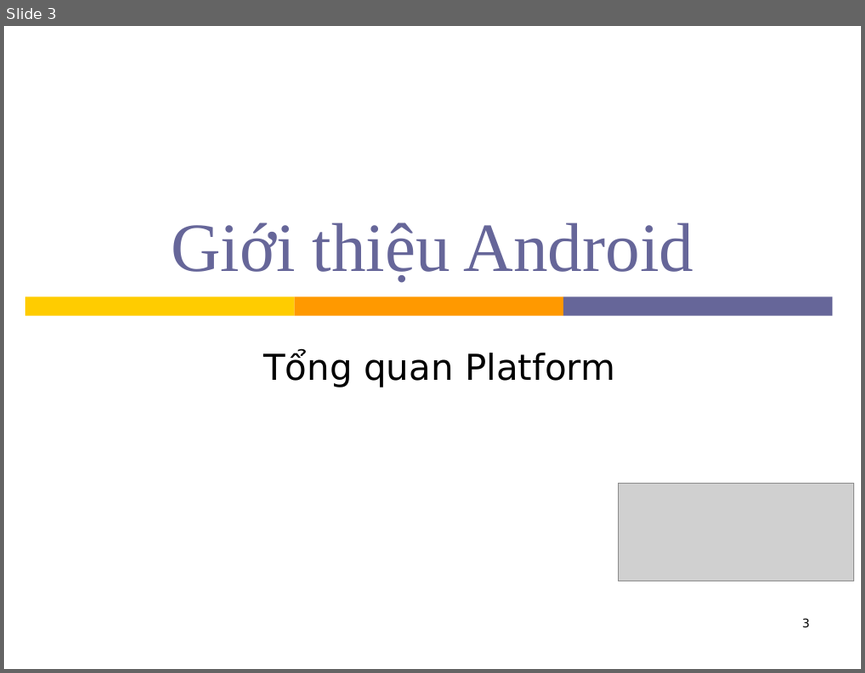
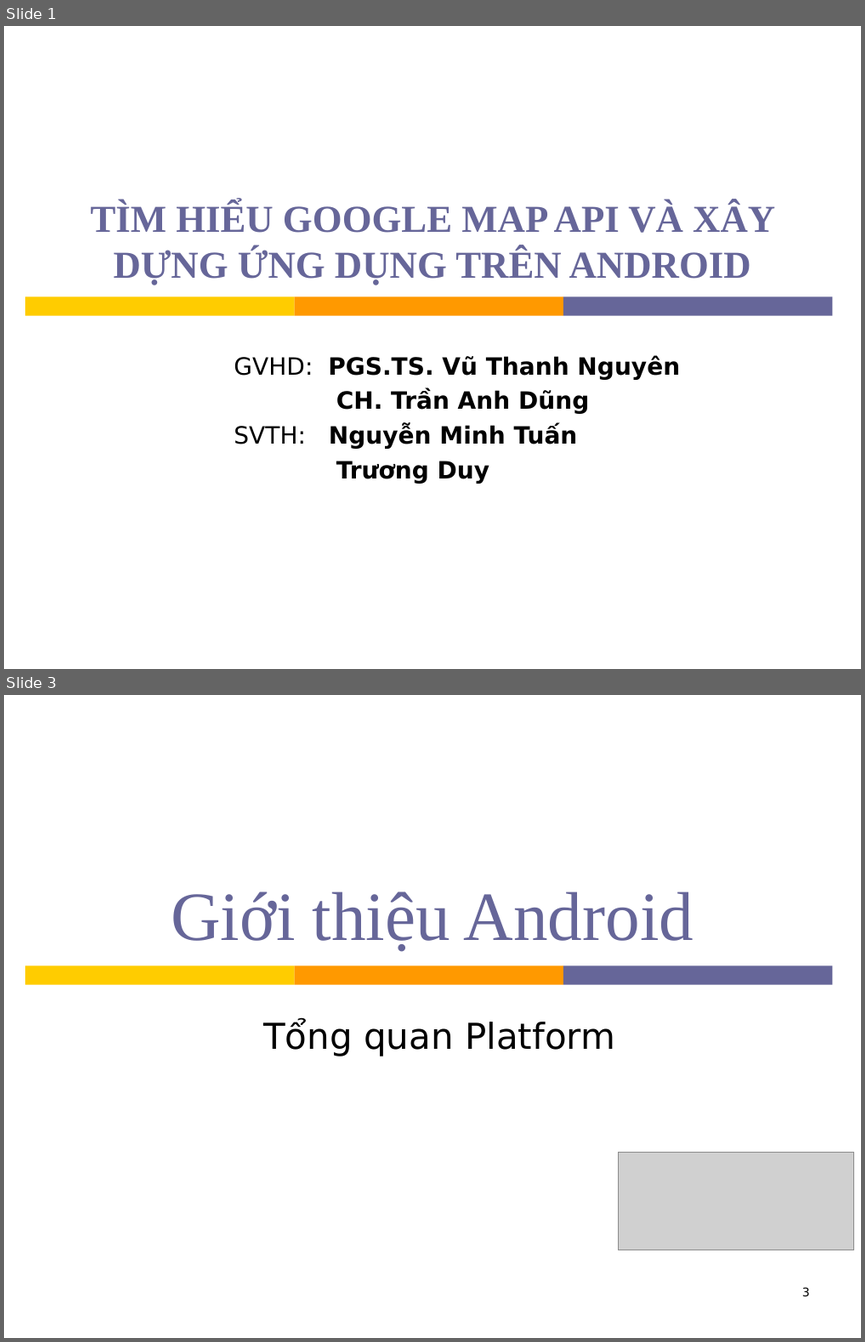
Before and after one commit to hungdien/google-map-api-and-map-on-android, a slide deck: Reports/Presentation.ppt. Shown one above the other, each under a label of ours: slide 3 before the commit, slides 1 and 3 after it; the slides between them are not shown. The pictures are 865x673 and 865x1342 pixels, drawn with LibreOffice and Linux fonts; fonts in the diff are those of the drawing; grey boxes stand for pictures; background and template pictures are left out. Boxes give left, top, right and bottom in pixels: in the first picture for what was removed or moved away, otherwise in the second. Text is boxed around its words. In the diff, an @@ line names an element or a change of style, - is before the commit and + after.

```diff
--- a/Reports/Presentation.ppt
+++ b/Reports/Presentation.ppt
@@ slide 1 added at <box>4,26,861,669</box>, background #FFFFFF; not listed: 3 template elements that a slide beside it also shows @@
@@ title added at <box>91,202,775,285</box>, 32 pt, text #666699, bold @@
+TÌM HIỂU GOOGLE MAP API VÀ XÂY DỰNG ỨNG DỤNG TRÊN ANDROID
@@ subtitle added at <box>234,355,680,483</box>, 20 pt, text #000000, bold @@
+GVHD: PGS.TS. Vũ Thanh Nguyên
+CH. Trần Anh Dũng
+SVTH: Nguyễn Minh Tuấn
+Trương Duy
```
Also in this commit, not shown: 3 slides changed, 8 other slides added, 4 slides removed.
